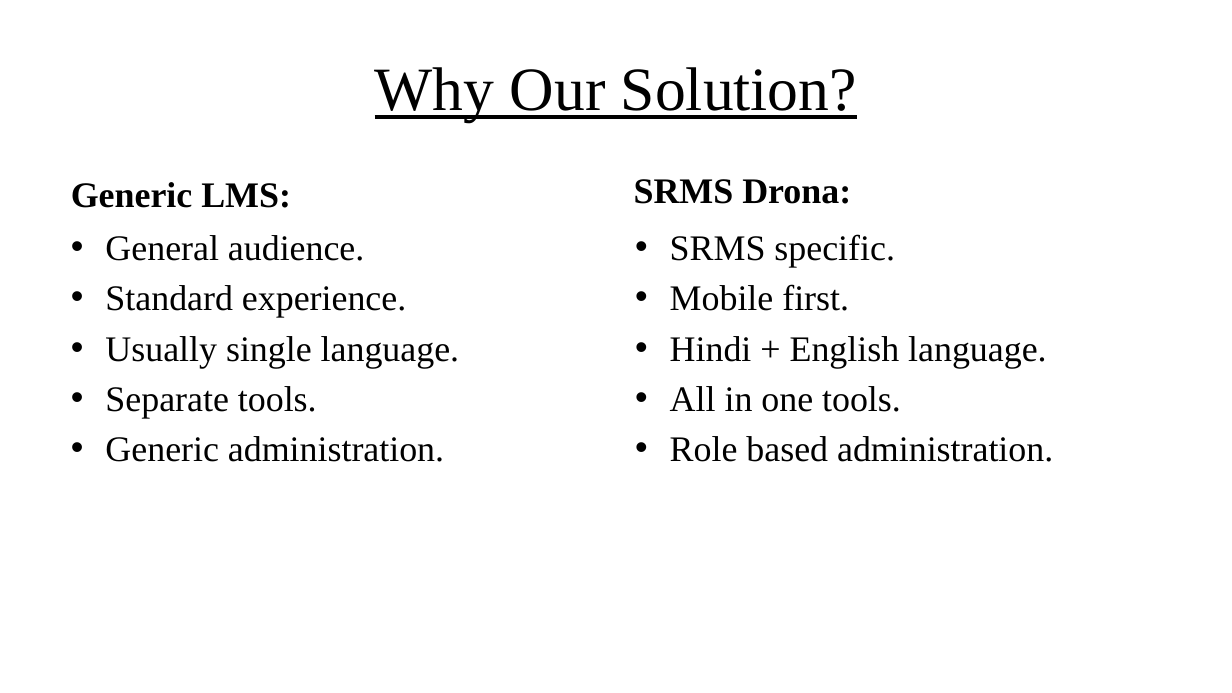
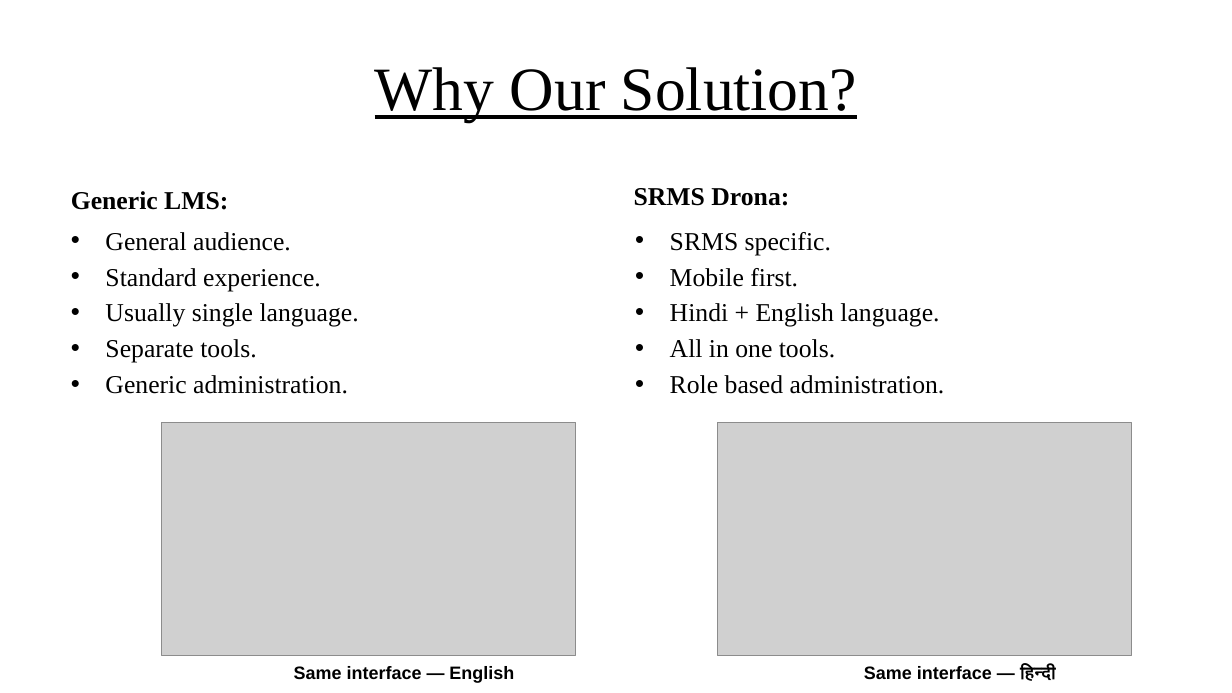
Before and after one commit to dgexplores/DRONA, a slide deck: slide 9 of docs/presentation/finalppt.pptx. Drawn at 1232x693 pixels with LibreOffice and Linux fonts; fonts in the diff are those of the drawing; grey boxes stand for pictures. Boxes give left, top, right and bottom in pixels: in the first picture for what was removed or moved away, otherwise in the second. Text is boxed around its words. In the diff, an @@ line names an element or a change of style, - is before the commit and + after.

```diff
--- a/docs/presentation/finalppt.pptx
+++ b/docs/presentation/finalppt.pptx
@@ size 28 to 20 pt; less space between paragraphs in 4 elements at (71, 191, 228, 210), (105, 232, 359, 394), (634, 188, 789, 206), (670, 232, 945, 394) @@
@@ picture added at (162, 422, 576, 655) @@
@@ picture added at (717, 422, 1131, 655) @@
@@ text added at (294, 666, 514, 683), 14 pt, text #000000, bold @@
+Same interface — English
@@ text added at (864, 665, 1056, 681), 14 pt, text #000000, bold @@
+Same interface — हिन्दी
```
Also in this commit, not shown: 6 other files.
